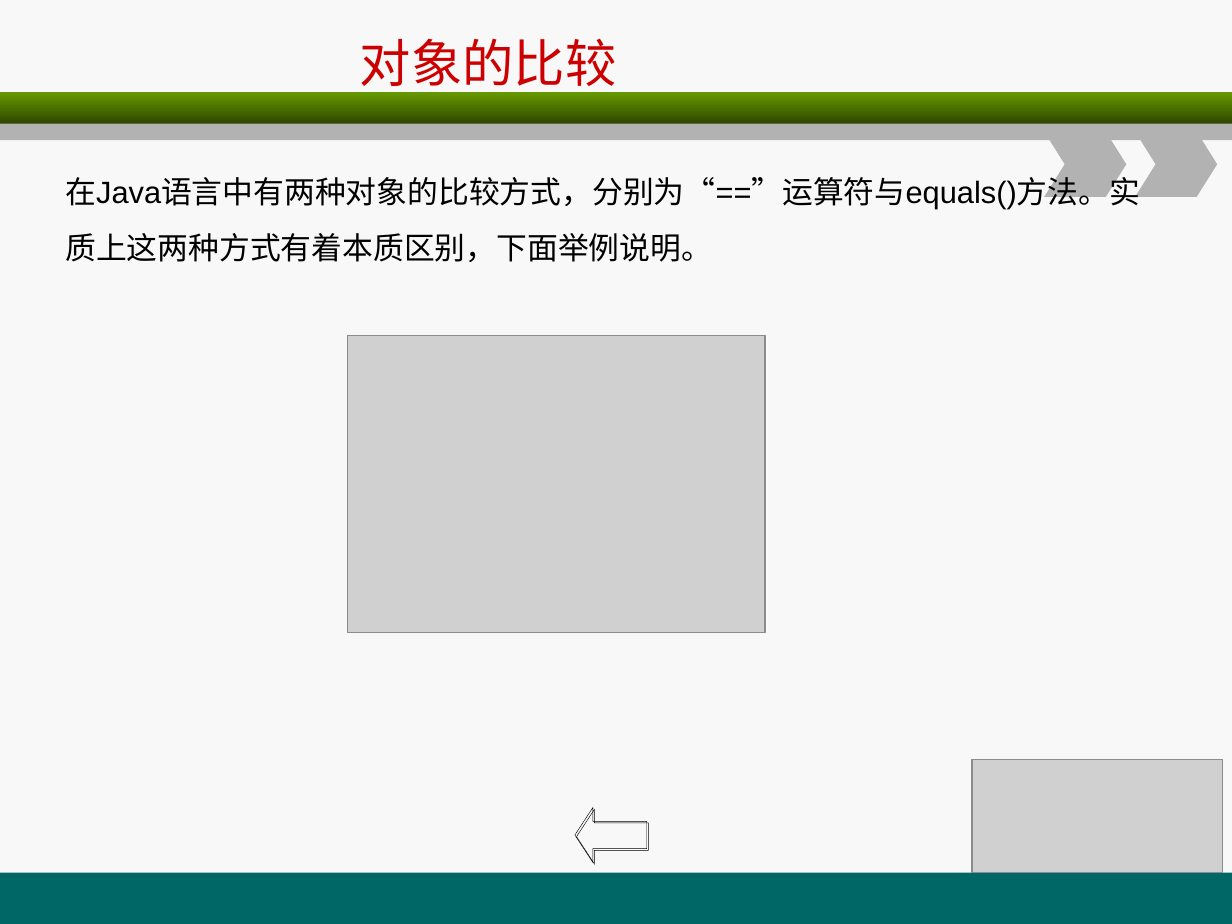
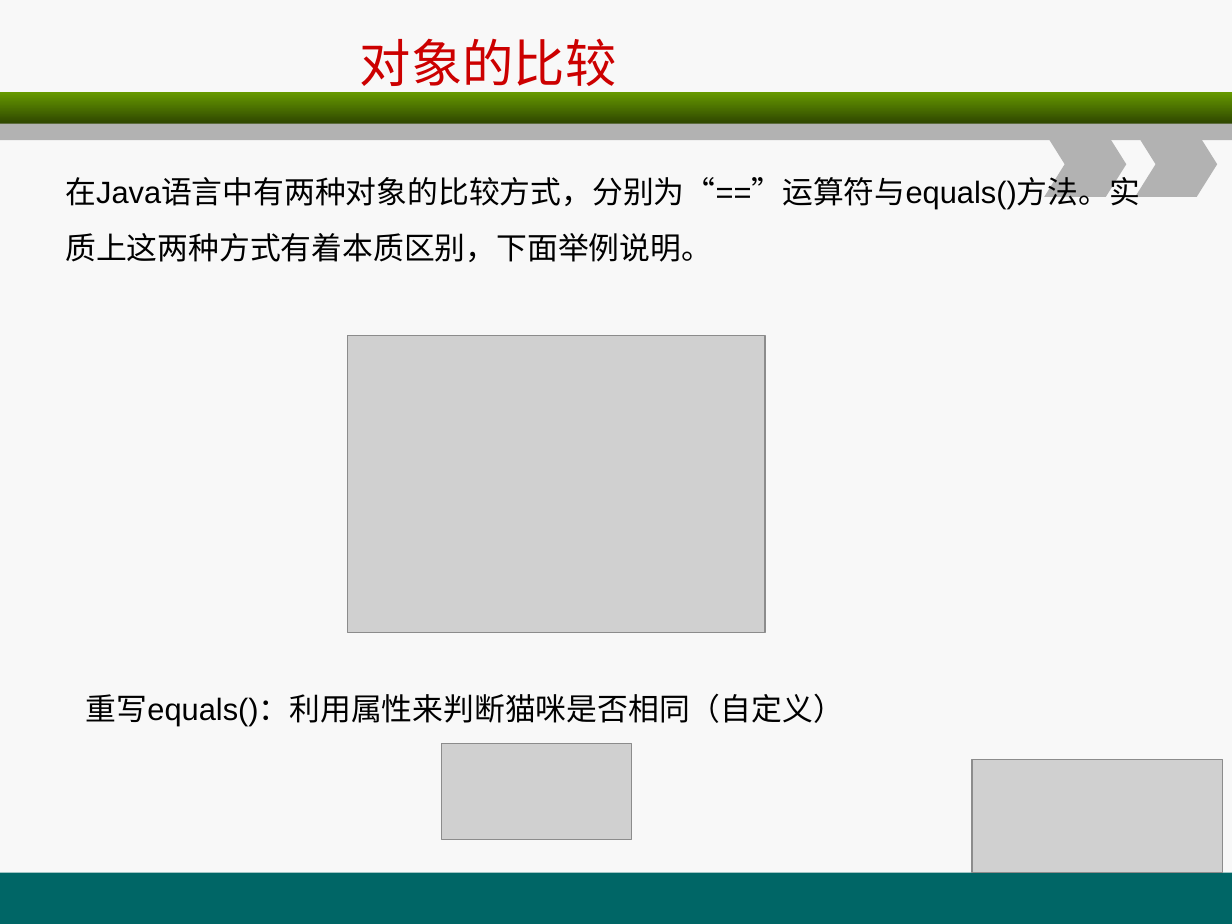
Before and after one commit to christwei/gitDoc, a slide deck: slide 25 of 课件/环宇/java编程基础/A3.ppt. Drawn at 1232x924 pixels with LibreOffice and Linux fonts; fonts in the diff are those of the drawing; grey boxes stand for pictures. Boxes give left, top, right and bottom in pixels: in the first picture for what was removed or moved away, otherwise in the second. Text is boxed around its words. In the diff, an @@ line names an element or a change of style, - is before the commit and + after.

```diff
--- a/课件/环宇/java编程基础/A3.ppt
+++ b/课件/环宇/java编程基础/A3.ppt
@@ text added at [86, 694, 844, 727], 18 pt, text #000000 @@
+重写equals()：利用属性来判断猫咪是否相同（自定义）
@@ picture added at [442, 743, 632, 839] @@
@@ left arrow removed at [575, 808, 647, 862] @@
```
Also in this commit, not shown: 1 slide added, 2 other files.
